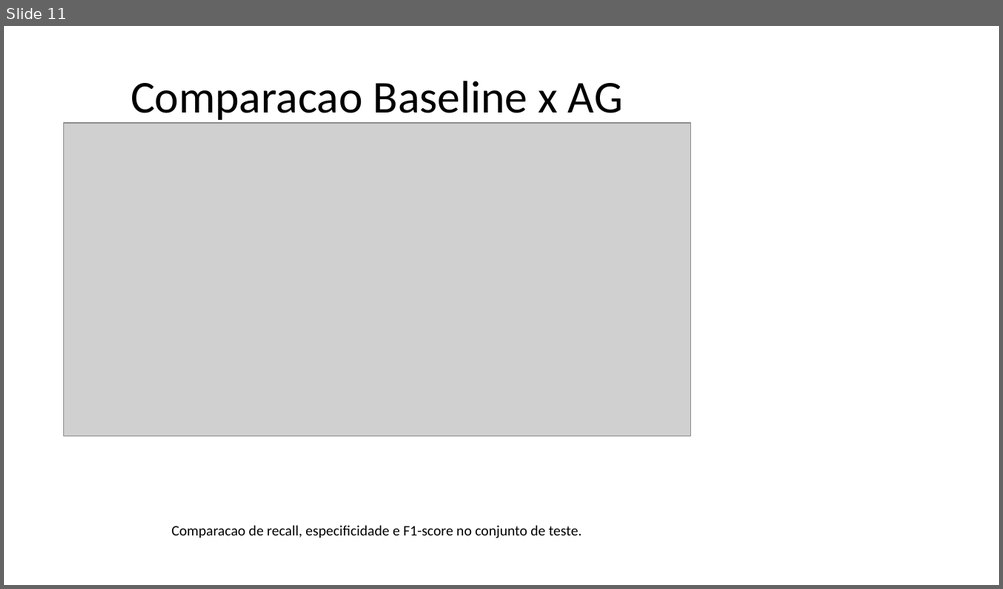
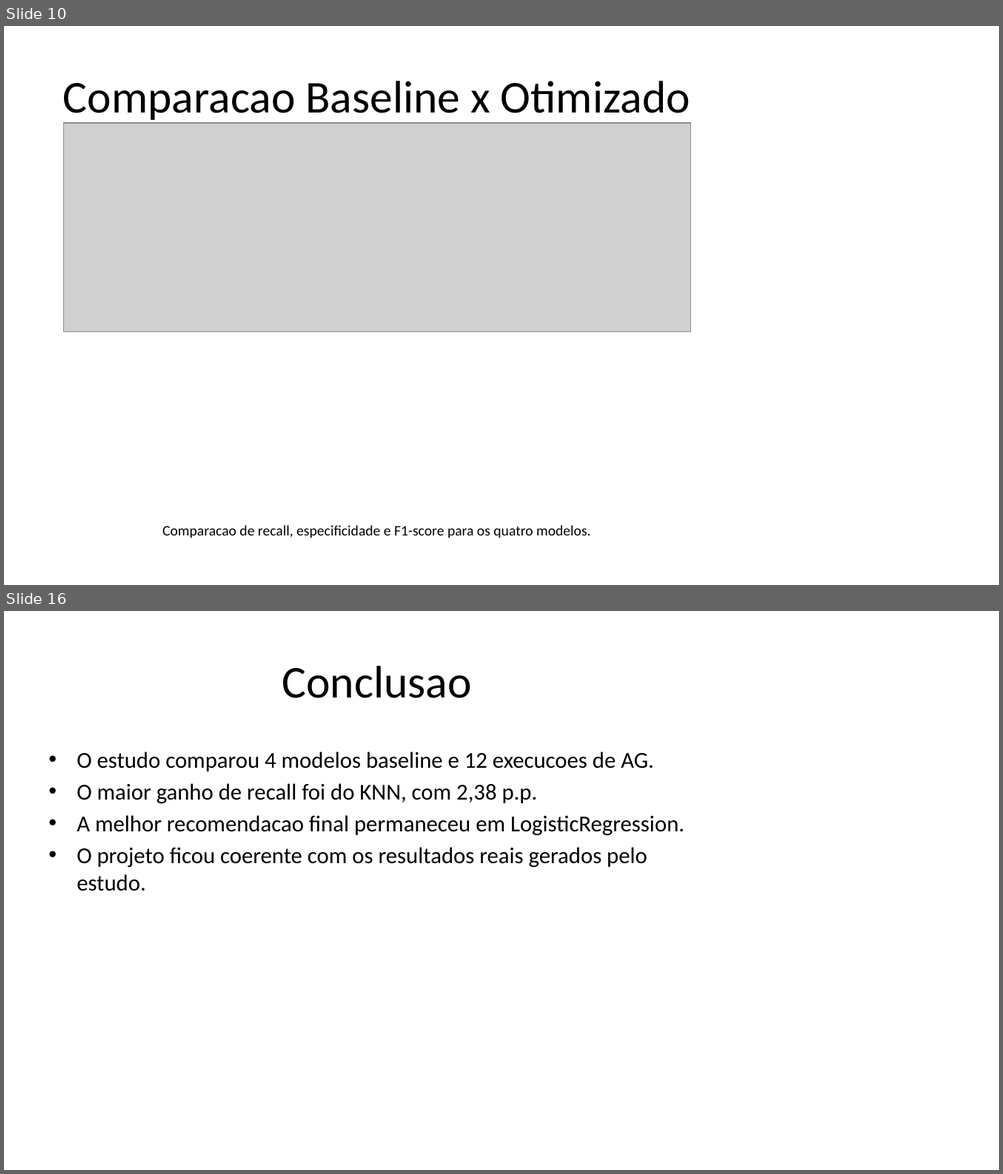
Before and after one commit to DanielNeto1092/tech-challenge-fase2, a slide deck: docs/Apresentacao_Algoritmo_Genetico_Cancer_de_Mama.pptx. Shown one above the other, each under a label of ours: slide 11 before the commit, slides 10 and 16 after it; the slides between them are not shown. The pictures are 1003x589 and 1003x1174 pixels, drawn with LibreOffice and Linux fonts; fonts in the diff are those of the drawing; grey boxes stand for pictures. Boxes give left, top, right and bottom in pixels: in the first picture for what was removed or moved away, otherwise in the second. Text is boxed around its words. In the diff, an @@ line names an element or a change of style, - is before the commit and + after.

Commit message:
Melhoria dos hiperparametros

```diff
--- a/docs/Apresentacao_Algoritmo_Genetico_Cancer_de_Mama.pptx
+++ b/docs/Apresentacao_Algoritmo_Genetico_Cancer_de_Mama.pptx
@@ slide 16 added at box(4, 611, 999, 1170), background #FFFFFF @@
@@ title added at box(282, 666, 472, 698), 44 pt, text #000000 @@
+Conclusao
@@ text added at box(77, 752, 684, 891), 22 pt, text #000000 @@
+• O estudo comparou 4 modelos baseline e 12 execucoes de AG.
+• O maior ganho de recall foi do KNN, com 2,38 p.p.
+• A melhor recomendacao final permaneceu em LogisticRegression.
+• O projeto ficou coerente com os resultados reais gerados pelo estudo.
@@ what was slide 11 is now slide 10 @@
@@ slide 10 changed as well @@
@@ title at box(63, 81, 690, 124): text changed @@
-Comparacao Baseline x AG
+Comparacao Baseline x Otimizado
@@ picture: place and size @@
-picture at box(64, 123, 691, 437)
+picture at box(64, 123, 691, 332)
@@ text at box(162, 526, 591, 538): text changed @@
-Comparacao de recall, especificidade e F1-score no conjunto de teste.
+Comparacao de recall, especificidade e F1-score para os quatro modelos.
```
Also in this commit, not shown: 5 other slides changed, 9 other slides added, 15 slides removed, 28 other files.
